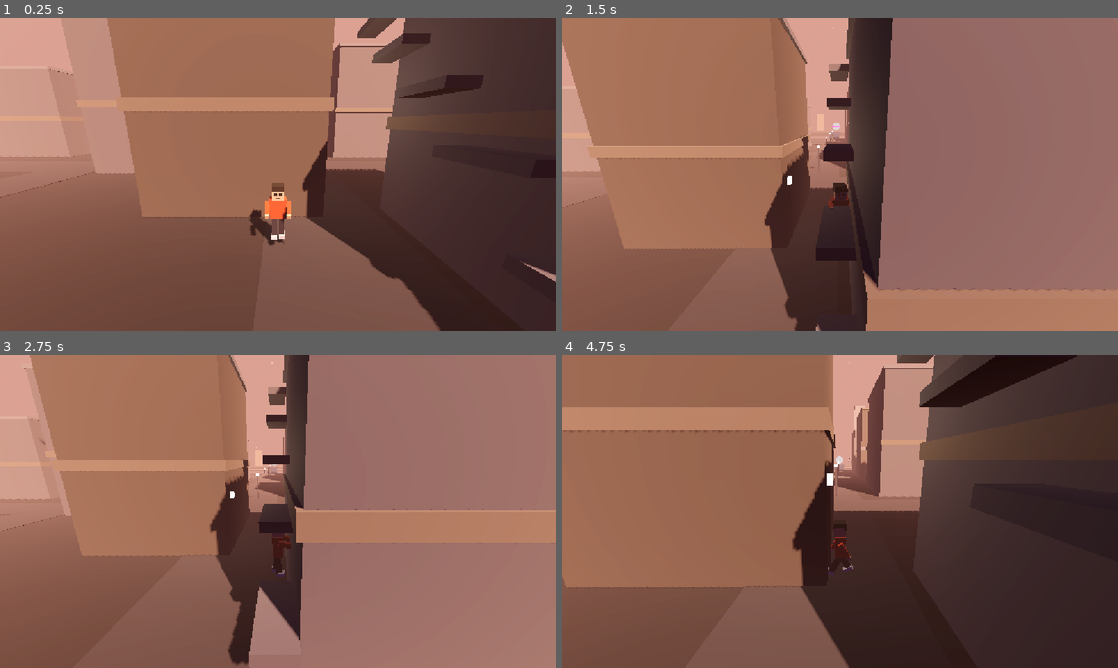
Above: before the commit, frames 1-4 (two rows, left to right).
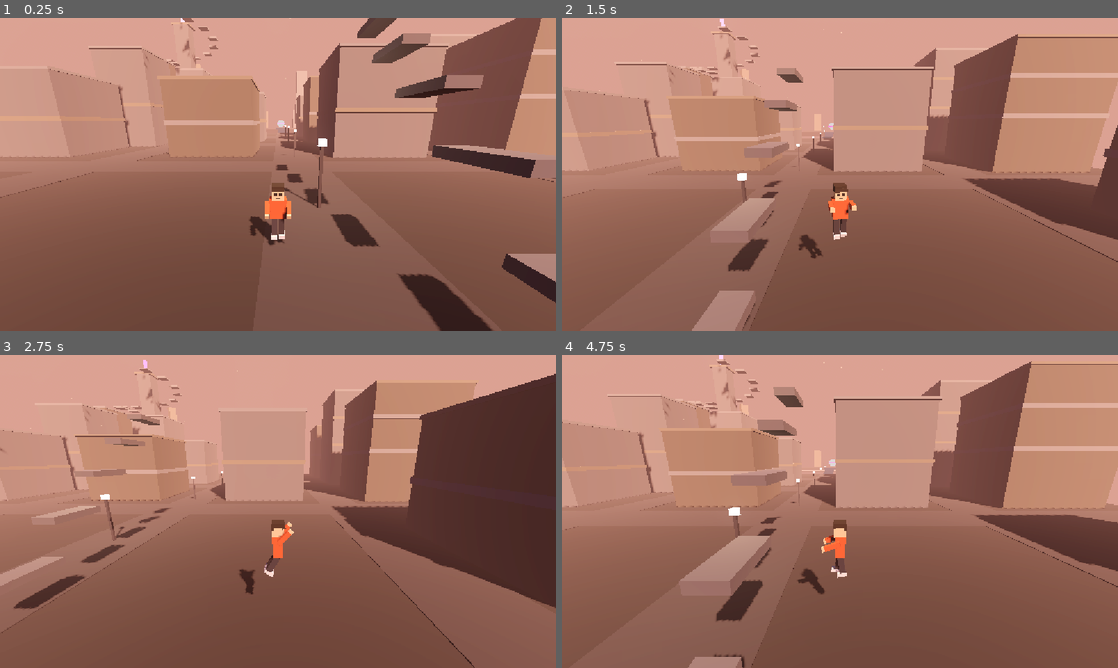
Above: after the commit, the same moments.

Repository: hasanhug/The---Falling---City
Game: Godot game, scene res://main.tscn
The game is run twice, just before and just after one commit, with the same random seed, the same clock (stepped at 60 frames per second) and the same inputs.
Inputs (mouse positions are in pixels of both pictures, inside the frame that each line leads up to):
- Up to frame 1 (0.25 s): no input
- Up to frame 2 (1.5 s): move the mouse to (962, 158) at 0.52 s; hold D (move_right) 0.53-1.28 s; hold Shift (sprint) 0.53-1.28 s; click (962, 158) at 0.67 s; tap Space (jump) at 0.77, 0.8, 1.07, 1.35 s; move the mouse to (728, 190) at 1.27 s; hold S (move_back) from 1.28 s (still down)
- Up to frame 3 (2.75 s): tap Space (jump) at 1.52, 1.82, 2.3 s; tap Shift (sprint) at 1.55 s; move the mouse to (333, 442) at 2.02 s; release S (move_back) at 2.03 s; hold D (move_right) from 2.03 s (still down); hold Shift (sprint) from 2.03 s (still down)
- Up to frame 4 (4.75 s): move the mouse to (812, 574) at 2.77 s; release D (move_right) at 2.78 s; release Shift (sprint) at 2.78 s; hold W (move_forward) 2.78-3.53 s; tap Mouse wheel up (zoom_in) at 2.85 s; click (812, 574) at 2.92 s; tap Space (jump) at 3.02, 3.32, 3.77, 3.8, 4.07, 4.52 s; tap Shift (sprint) at 3.05, 4.35 s; move the mouse to (1006, 558) at 3.52 s; hold A (move_left) from 3.53 s (still down); tap Mouse wheel down (zoom_out) at 3.6 s; move the mouse to (673, 464) at 4.27 s

The runs differ from the first frame. In frame 1, 46% of the frame differs, in the area x 11-100%, y 0-100%; in frame 2, 71%; in frame 3, 68%; in frame 4, 75%, in the area x 0-100%, y 0-100%.

Commit message:
Fixed bug

Diff:
--- a/main.tscn
+++ b/main.tscn
@@ -703,31 +703,6 @@
 
 [node name="Parkour" type="Node3D" parent="."]
 
-[node name="C1" type="StaticBody3D" parent="Parkour"]
-position = Vector3(7, 0, 34)
-
-[node name="Mesh" type="MeshInstance3D" parent="Parkour/C1"]
-position = Vector3(0, 4.5, 0)
-scale = Vector3(8, 9, 8)
-mesh = SubResource("UnitBoxMesh")
-surface_material_override/0 = SubResource("BuildingDarkA")
-
-[node name="Collision" type="CollisionShape3D" parent="Parkour/C1"]
-position = Vector3(0, 4.5, 0)
-shape = SubResource("CS1")
-
-[node name="Trim" type="MeshInstance3D" parent="Parkour/C1"]
-position = Vector3(0, 8.85, 0)
-scale = Vector3(8.3, 0.3, 8.3)
-mesh = SubResource("UnitBoxMesh")
-surface_material_override/0 = SubResource("TrimCyan")
-
-[node name="Band" type="MeshInstance3D" parent="Parkour/C1"]
-position = Vector3(0, 4.05, 0)
-scale = Vector3(8.25, 0.5, 8.25)
-mesh = SubResource("UnitBoxMesh")
-surface_material_override/0 = SubResource("TrimOrange")
-
 [node name="L1" type="StaticBody3D" parent="Parkour"]
 position = Vector3(2.55, 1.65, 37.2)
 
@@ -777,81 +752,6 @@
 
 [node name="Collision" type="CollisionShape3D" parent="Parkour/L5"]
 shape = SubResource("LedgeShape")
-
-[node name="C2" type="StaticBody3D" parent="Parkour"]
-position = Vector3(-4, 0, 27)
-
-[node name="Mesh" type="MeshInstance3D" parent="Parkour/C2"]
-position = Vector3(0, 5.3, 0)
-scale = Vector3(8, 10.6, 8)
-mesh = SubResource("UnitBoxMesh")
-surface_material_override/0 = SubResource("BuildingDarkB")
-
-[node name="Collision" type="CollisionShape3D" parent="Parkour/C2"]
-position = Vector3(0, 5.3, 0)
-shape = SubResource("CS2")
-
-[node name="Trim" type="MeshInstance3D" parent="Parkour/C2"]
-position = Vector3(0, 10.45, 0)
-scale = Vector3(8.3, 0.3, 8.3)
-mesh = SubResource("UnitBoxMesh")
-surface_material_override/0 = SubResource("TrimCyan")
-
-[node name="Band" type="MeshInstance3D" parent="Parkour/C2"]
-position = Vector3(0, 4.77, 0)
-scale = Vector3(8.25, 0.5, 8.25)
-mesh = SubResource("UnitBoxMesh")
-surface_material_override/0 = SubResource("TrimOrange")
-
-[node name="C3" type="StaticBody3D" parent="Parkour"]
-position = Vector3(-13, 0, 19)
-
-[node name="Mesh" type="MeshInstance3D" parent="Parkour/C3"]
-position = Vector3(0, 6.1, 0)
-scale = Vector3(8, 12.2, 8)
-mesh = SubResource("UnitBoxMesh")
-surface_material_override/0 = SubResource("BuildingDarkA")
-
-[node name="Collision" type="CollisionShape3D" parent="Parkour/C3"]
-position = Vector3(0, 6.1, 0)
-shape = SubResource("CS3")
-
-[node name="Trim" type="MeshInstance3D" parent="Parkour/C3"]
-position = Vector3(0, 12.05, 0)
-scale = Vector3(8.3, 0.3, 8.3)
-mesh = SubResource("UnitBoxMesh")
-surface_material_override/0 = SubResource("TrimCyan")
-
-[node name="Band" type="MeshInstance3D" parent="Parkour/C3"]
-position = Vector3(0, 5.49, 0)
-scale = Vector3(8.25, 0.5, 8.25)
-mesh = SubResource("UnitBoxMesh")
-surface_material_override/0 = SubResource("TrimOrange")
-
-[node name="C4" type="StaticBody3D" parent="Parkour"]
-position = Vector3(-21, 0, 10)
-
-[node name="Mesh" type="MeshInstance3D" parent="Parkour/C4"]
-position = Vector3(0, 6.9, 0)
-scale = Vector3(8, 13.8, 8)
-mesh = SubResource("UnitBoxMesh")
-surface_material_override/0 = SubResource("BuildingDarkB")
-
-[node name="Collision" type="CollisionShape3D" parent="Parkour/C4"]
-position = Vector3(0, 6.9, 0)
-shape = SubResource("CS4")
-
-[node name="Trim" type="MeshInstance3D" parent="Parkour/C4"]
-position = Vector3(0, 13.65, 0)
-scale = Vector3(8.3, 0.3, 8.3)
-mesh = SubResource("UnitBoxMesh")
-surface_material_override/0 = SubResource("TrimCyan")
-
-[node name="Band" type="MeshInstance3D" parent="Parkour/C4"]
-position = Vector3(0, 6.21, 0)
-scale = Vector3(8.25, 0.5, 8.25)
-mesh = SubResource("UnitBoxMesh")
-surface_material_override/0 = SubResource("TrimOrange")
 
 [node name="C5" type="StaticBody3D" parent="Parkour"]
 position = Vector3(-27, 0, 0)
--- a/player.gd
+++ b/player.gd
@@ -16,6 +16,10 @@
 const WALK_SPEED := 9.0
 ## How far the player model leans forward while sprinting.
 const SPRINT_LEAN := 0.15
+## How fast the player climbs ridged walls.
+const CLIMB_SPEED := 2.5
+## How long the grip holds on without touching a ridge (between ridges).
+const CLIMB_GRACE := 0.6
 ## Camera zoom limits (metres behind the player) and step per scroll tick.
 const ZOOM_MIN := 3.0
 const ZOOM_MAX := 14.0
@@ -38,9 +42,13 @@
 var _start_position: Vector3
 ## Timers for the walk and climb animation cycles.
 var _walk_time := 0.0
-var _climb_time := 0.0
+var _climb_anim_time := 0.0
 ## Current target distance of the camera behind the player.
 var _zoom := 6.5
+## Climbing state: are we on a wall, and which way does it face?
+var _climbing := false
+var _climb_grace_left := 0.0
+var _wall_normal := Vector3.ZERO
 
 
 func _ready() -> void:
@@ -65,53 +73,103 @@
 
 
 func _physics_process(delta: float) -> void:
-	# 1. Apply gravity while the player is in the air (9.8 m/s2, set in project settings).
-	if not is_on_floor():
-		velocity += get_gravity() * delta
-
-	# 2. Jump with Space, but only when standing on ground or a ledge.
-	if Input.is_action_just_pressed("jump") and is_on_floor():
-		velocity.y = JUMP_VELOCITY
-
-	# 3. Read the WASD input as a 2D vector (length up to 1).
+	# 1. Read the WASD input and camera-relative direction (climbing needs it too).
 	var input_dir := Input.get_vector("move_left", "move_right", "move_forward", "move_back")
-
-	# 4. Turn that input into a 3D direction, relative to the camera's facing.
 	var direction := Vector3.ZERO
 	if input_dir != Vector2.ZERO:
 		direction = (camera.global_transform.basis * Vector3(input_dir.x, 0, input_dir.y)).normalized()
-
-	# 5. Move horizontally; sprint with Shift for extra speed.
 	var sprinting := Input.is_action_pressed("sprint") and direction != Vector3.ZERO
-	var speed := SPEED * (SPRINT_MULTIPLIER if sprinting else 1.0)
-	velocity.x = direction.x * speed
-	velocity.z = direction.z * speed
-
-	# 6. Smoothly turn the player model so it faces where it is going.
-	if direction != Vector3.ZERO:
+
+	if _climbing:
+		# 2a. Climbing: Space leaps off, S lets go, otherwise keep scaling the wall.
+		if Input.is_action_just_pressed("jump"):
+			_climbing = false
+			velocity = _wall_normal * 3.5 + Vector3.UP * 5.0
+		elif input_dir.y > 0.3:
+			_climbing = false
+			velocity = Vector3.ZERO
+		else:
+			# Press gently into the wall while rising so we stay in contact.
+			velocity = Vector3.UP * CLIMB_SPEED - _wall_normal * 1.0
+			# Face the wall while climbing it.
+			visual.rotation.y = atan2(-_wall_normal.x, -_wall_normal.z)
+	else:
+		# 2b. Normal movement: gravity and jumping.
+		if not is_on_floor():
+			velocity += get_gravity() * delta
+		if Input.is_action_just_pressed("jump") and is_on_floor():
+			velocity.y = JUMP_VELOCITY
+
+	# 3. Horizontal movement (locked while climbing).
+	if not _climbing:
+		var speed := SPEED * (SPRINT_MULTIPLIER if sprinting else 1.0)
+		velocity.x = direction.x * speed
+		velocity.z = direction.z * speed
+
+	# 4. Turn the model toward where it is going (not while climbing).
+	if not _climbing and direction != Vector3.ZERO:
 		var target_yaw := atan2(direction.x, direction.z)
 		visual.rotation.y = lerp_angle(visual.rotation.y, target_yaw, TURN_SPEED * delta)
 
-	# 7. Animate the player based on what it is doing.
-	if is_on_floor():
+	# 5. Animate the player based on what it is doing.
+	if _climbing or not is_on_floor():
+		_animate_air(delta)
+	else:
 		_animate_ground(delta, direction, sprinting)
-	else:
-		_animate_air(delta)
-
-	# 8. Scroll wheel zoom: wheel up pulls the camera in, wheel out moves it back.
+
+	# 6. Scroll wheel zoom: wheel up pulls the camera in, wheel out moves it back.
 	if Input.is_action_just_pressed("zoom_in"):
 		_zoom = clampf(_zoom - ZOOM_STEP, ZOOM_MIN, ZOOM_MAX)
 	if Input.is_action_just_pressed("zoom_out"):
 		_zoom = clampf(_zoom + ZOOM_STEP, ZOOM_MIN, ZOOM_MAX)
 	camera.position.z = lerpf(camera.position.z, _zoom, 10.0 * delta)
 
-	# 9. Apply the movement (and slide along walls and platforms).
+	# 7. Apply the movement (and slide along walls and platforms).
 	move_and_slide()
 
-	# 10. Fell off the city? Respawn at the start position.
+	# 8. After moving: grab new walls, keep or release the grip, top out.
+	_update_climbing(delta, direction)
+
+	# 9. Fell off the city? Respawn at the start position.
 	if global_position.y < FALL_LIMIT:
 		global_position = _start_position
 		velocity = Vector3.ZERO
+		_climbing = false
+
+
+## Decide whether to start, keep, or stop climbing after the last move.
+func _update_climbing(delta: float, direction: Vector3) -> void:
+	var collision := get_last_slide_collision()
+	var touching_climbable := false
+	if collision != null and collision.get_collider() != null:
+		if collision.get_collider().is_in_group("climbable"):
+			touching_climbable = true
+			_wall_normal = collision.get_normal()
+
+	if _climbing:
+		if is_on_floor():
+			# Landed on something solid: let go.
+			_climbing = false
+		elif collision == null:
+			# Climbed past the top of the wall: hop forward onto the roof.
+			_climbing = false
+			velocity = -_wall_normal * 2.5 + Vector3.UP * 4.5
+		elif touching_climbable:
+			# Still on ridges: refresh the grip.
+			_climb_grace_left = CLIMB_GRACE
+		else:
+			# Between ridges: hold on briefly, drop if it lasts too long.
+			_climb_grace_left -= delta
+			if _climb_grace_left <= 0.0:
+				_climbing = false
+
+	if not _climbing and touching_climbable and direction != Vector3.ZERO:
+		# Pressing toward a climbable wall: grab it.
+		if direction.dot(-_wall_normal) > 0.4:
+			_climbing = true
+			_climb_grace_left = CLIMB_GRACE
+			if velocity.y < 0.0:
+				velocity.y = 0.0
 
 
 ## Limb poses while standing on ground: idle, walking or sprinting.
@@ -139,18 +197,18 @@
 func _animate_air(delta: float) -> void:
 	visual.rotation.x = lerpf(visual.rotation.x, 0.0, TURN_SPEED * delta)
 
-	# Pushing against a wall while rising reads as climbing the ledges.
-	if is_on_wall() and velocity.y > 0.5:
-		_climb_time += delta * 7.0
-		var reach := sin(_climb_time)
+	# On a wall (or gripping one) while rising reads as climbing.
+	if (is_on_wall() or _climbing) and velocity.y > 0.5:
+		_climb_anim_time += delta * 7.0
+		var reach := sin(_climb_anim_time)
 		_pose(delta, -2.0 + reach * 0.6, -2.0 - reach * 0.6, 0.35 - reach * 0.2, 0.35 + reach * 0.2)
 	# Rising freely: arms reach up, legs tuck — the jump pose.
 	elif velocity.y > 0.5:
-		_climb_time = 0.0
+		_climb_anim_time = 0.0
 		_pose(delta, -2.4, -2.4, 0.55, 0.55)
 	# Falling: arms out to the sides-front for balance.
 	else:
-		_climb_time = 0.0
+		_climb_anim_time = 0.0
 		_pose(delta, -1.2, -1.2, 0.15, -0.15)
 
 
